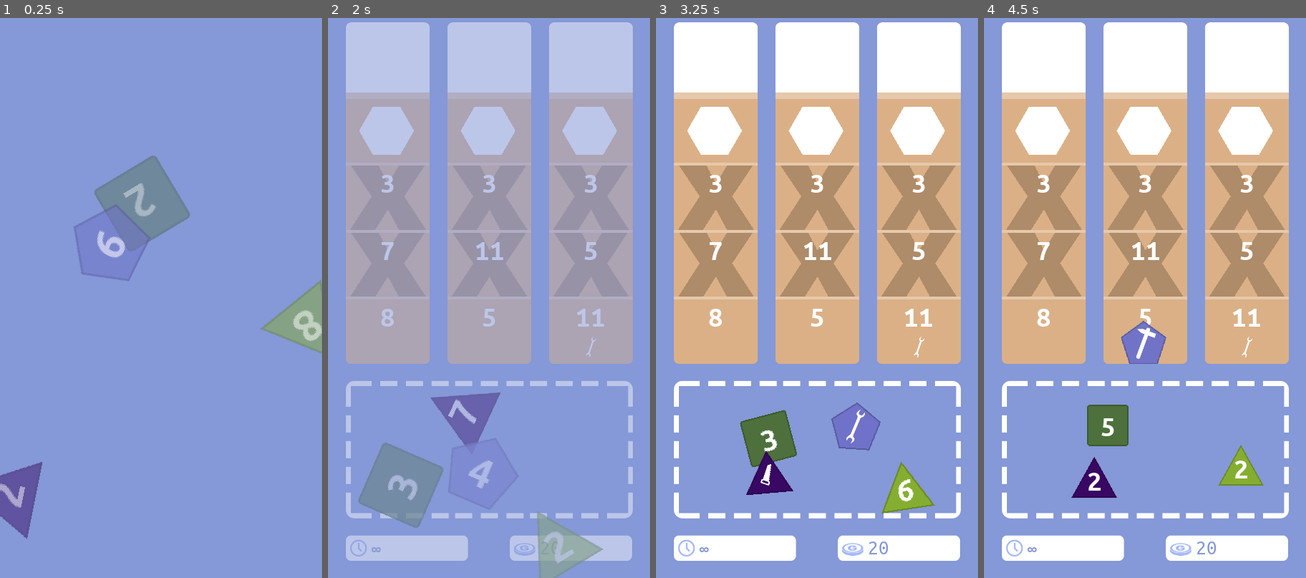
Above: before the commit, frames 1-4 (left to right).
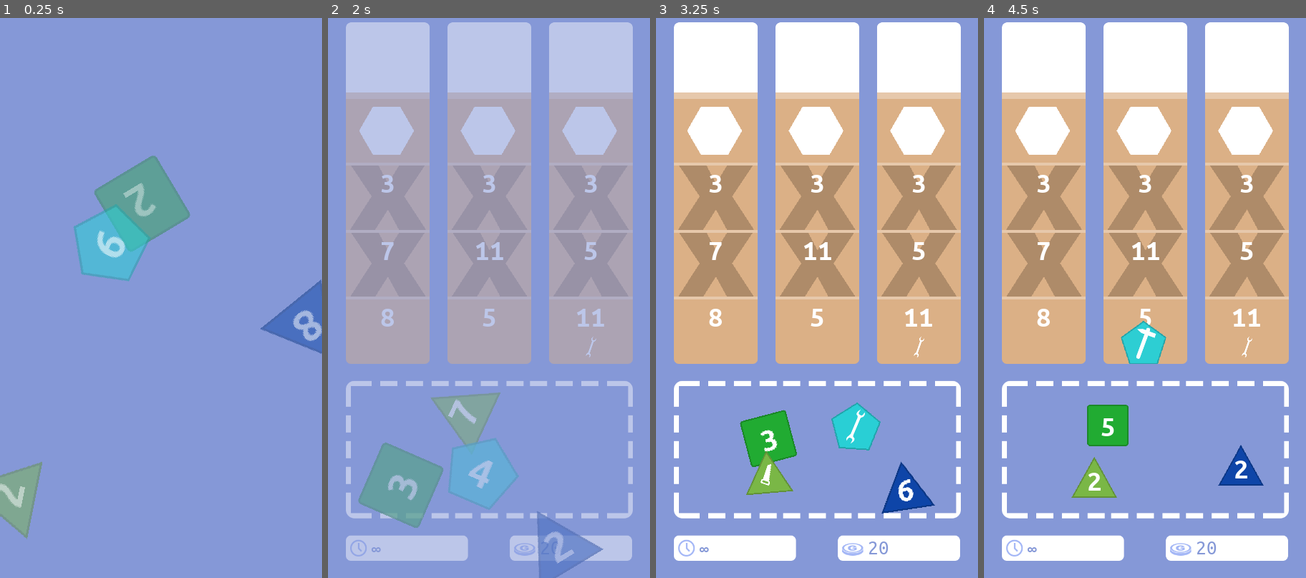
Above: after the commit, the same moments.

Repository: matzebond/DiceRepair
Game: Godot game, scene res://scenes/screens/RootNode.tscn
Two runs of this game, one before a commit and one after it. Both use one fixed random seed, a clock stepped at 60 frames per second and the inputs below.
Inputs (mouse positions are in pixels of both pictures, inside the frame that each line leads up to):
- Up to frame 1 (0.25 s): no input
- Up to frame 2 (2 s): tap Enter (ui_accept) at 0.5 s; drag from (460, 214) to (489, 393) at 0.52 s; drag from (382, 460) to (489, 393) at 1.27 s
- Up to frame 3 (3.25 s): move the mouse to (726, 482) at 2.02 s; click (726, 482) at 2.17 s; drag from (775, 454) to (713, 258) at 2.77 s
- Up to frame 4 (4.5 s): drag from (1235, 482) to (1041, 197) at 3.52 s; drag from (1193, 415) to (1041, 197) at 4.27 s

The runs differ from the first frame. In frame 1, 4.5% of the frame differs, in the area x 0-100%, y 33-94%; in frame 2, 3.9%; in frame 3, 3.1%; in frame 4, 2.5%.

Commit message:
nicer HSV random dice colors

Diff:
--- a/scenes/die/Die.gd
+++ b/scenes/die/Die.gd
@@ -82,7 +82,7 @@
             "sprite_scale": 0.76})
 
 static func random_color():
-    return Color(randf(),randf(), randf(), 1)
+    return Color.from_hsv(randf(), rand_range(0.6, 1), rand_range(0.7, 1))
 
 
 
